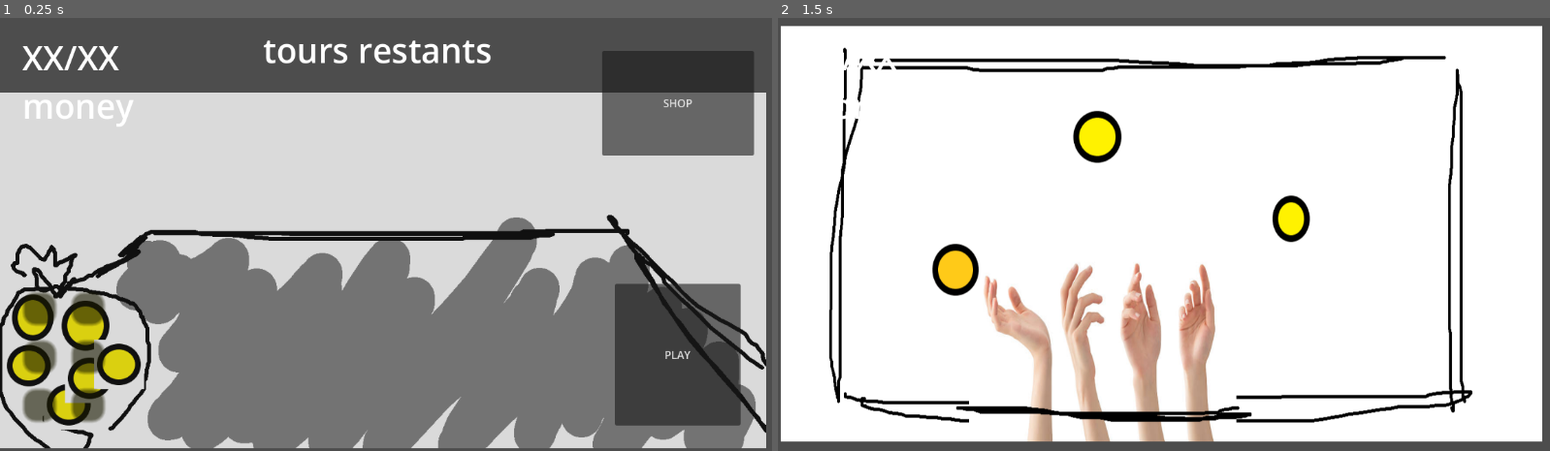
Above: before the commit, frames 1-2 (left to right).
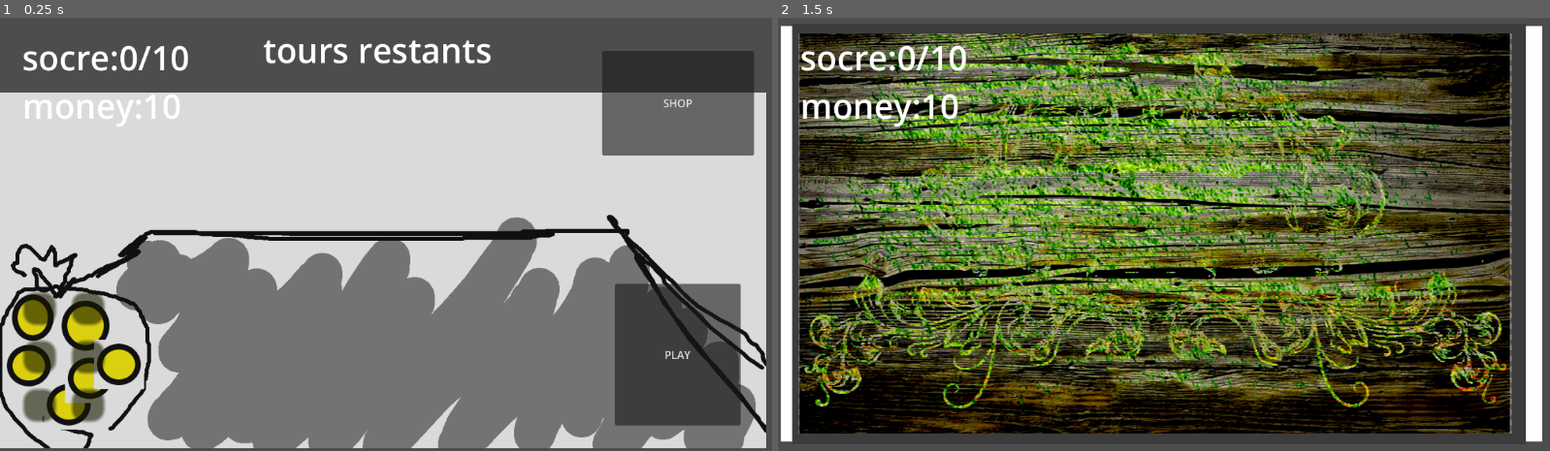
Above: after the commit, the same moments.

Repository: iceknith/ArcadiaJam-3-les3mousquetaires
Game: Godot game, scene res://src/GameScenes/main_game.tscn
Same seed, same stepped clock (60 frames per second), same inputs: the game is played once before the commit and once after it. The project has no main scene, so this scene is started directly.
Inputs:
- Up to frame 1 (0.25 s): no input
- Up to frame 2 (1.5 s): click "PLAY" at 0.5 s; tap Enter at 1.25 s

The runs differ from the first frame. In frame 1, 0.7% of the frame differs, in the area x 2-25%, y 6-24%; in frame 2, 90%, in the area x 1-97%, y 1-98%.

Commit message:
update menu

Diff:
--- a/src/GameScenes/GameManager.gd
+++ b/src/GameScenes/GameManager.gd
@@ -1,7 +1,7 @@
 extends Node
 
-var wave
-
+var wave:int
+var scoreThreshold:int = 10
 
 
 
@@ -12,7 +12,7 @@
 
 # Called every frame. 'delta' is the elapsed time since the previous frame.
 func _process(delta: float) -> void:
-	pass
+	afficheScore()
 
 
 func _on_table_normale_shop() -> void:
@@ -25,3 +25,12 @@
 	$Shop.visible = false
 	$TableNormale.visible = false
 	$TableTopdown.visible = true
+
+func _on_shop_exit_shop() -> void:
+	$Shop.visible = false
+	$TableNormale.visible = true
+	$TableTopdown.visible = false
+
+
+func afficheScore() -> void:
+	$PlayerScore.text = "socre:" + str(PlayerVars.score) + "/" + str(scoreThreshold) + "\n" + "money:"+str(PlayerVars.money)
--- /dev/null
+++ b/src/GameScenes/launch.gd
@@ -0,0 +1,19 @@
+class_name launch
+extends Node2D
+
+# all vars
+var nombre_hands = PlayerVars.organes.get("arm")
+var score
+
+# Called when the node enters the scene tree for the first time.
+func _ready() -> void:
+	pass # Replace with function body.
+
+
+# Called every frame. 'delta' is the elapsed time since the previous frame.
+func _process(delta: float) -> void:
+	pass
+
+func launch() -> void:
+	for h in nombre_hands:
+		pass
--- /dev/null
+++ b/src/GameScenes/launch.tscn
@@ -0,0 +1,6 @@
+[gd_scene load_steps=2 format=3 uid="uid://fbgnjrdaqaac"]
+
+[ext_resource type="Script" uid="uid://dt31axoo3dc8m" path="res://src/GameScenes/launch.gd" id="1_gu6eo"]
+
+[node name="Launch" type="Node2D"]
+script = ExtResource("1_gu6eo")
--- a/src/GameScenes/main_game.tscn
+++ b/src/GameScenes/main_game.tscn
@@ -16,7 +16,7 @@
 [node name="TableTopdown" parent="." instance=ExtResource("3_qhh1e")]
 visible = false
 
-[node name="score2" type="Label" parent="."]
+[node name="PlayerScore" type="Label" parent="."]
 offset_left = 33.0
 offset_top = 27.0
 offset_right = 319.0
@@ -28,3 +28,4 @@
 
 [connection signal="play" from="TableNormale" to="." method="_on_table_normale_play"]
 [connection signal="shop" from="TableNormale" to="." method="_on_table_normale_shop"]
+[connection signal="exitShop" from="Shop" to="." method="_on_shop_exit_shop"]
--- a/src/GameScenes/shop.gd
+++ b/src/GameScenes/shop.gd
@@ -1,6 +1,6 @@
 extends Control
 
-
+signal exitShop
 signal on_bought
 
 var available_organs = [
@@ -143,3 +143,7 @@
 
 func _on_coin_slot_3_pressed():
 	buy_piece(2)
+
+
+func _on_exit_button_pressed() -> void:
+	exitShop.emit()
--- a/src/GameScenes/shop.tscn
+++ b/src/GameScenes/shop.tscn
@@ -61,6 +61,14 @@
 layout_mode = 2
 text = "coin 3"
 
+[node name="exit_button" type="Button" parent="."]
+layout_mode = 0
+offset_left = 24.0
+offset_top = 206.0
+offset_right = 166.0
+offset_bottom = 290.0
+text = "go back"
+
 [connection signal="pressed" from="Organcontainer/Slot1" to="." method="_on_slot_1_pressed"]
 [connection signal="pressed" from="Organcontainer/Slot2" to="." method="_on_slot_2_pressed"]
 [connection signal="pressed" from="Organcontainer/Slot3" to="." method="_on_slot_3_pressed"]
@@ -69,3 +77,4 @@
 [connection signal="pressed" from="Coincontainer/coin_slot1" to="." method="_on_coin_slot_1_pressed"]
 [connection signal="pressed" from="Coincontainer/coin_slot2" to="." method="_on_coin_slot_2_pressed"]
 [connection signal="pressed" from="Coincontainer/coin_slot3" to="." method="_on_coin_slot_3_pressed"]
+[connection signal="pressed" from="exit_button" to="." method="_on_exit_button_pressed"]
--- a/src/GameScenes/table_topdown.tscn
+++ b/src/GameScenes/table_topdown.tscn
@@ -1,6 +1,7 @@
-[gd_scene load_steps=2 format=3 uid="uid://dy74rt86qrt0a"]
+[gd_scene load_steps=3 format=3 uid="uid://dy74rt86qrt0a"]
 
 [ext_resource type="Texture2D" uid="uid://25hs0uq7lfd6" path="res://src/debugSprites/table_vue_du_dessus.png" id="1_nakkt"]
+[ext_resource type="Texture2D" uid="uid://bo83bvurgjgls" path="res://src/debugSprites/hand/table.png" id="2_q7kqu"]
 
 [node name="TableTopdown" type="Node2D"]
 
@@ -8,3 +9,7 @@
 position = Vector2(570, 325)
 scale = Vector2(0.8385185, 1)
 texture = ExtResource("1_nakkt")
+
+[node name="Table" type="Sprite2D" parent="."]
+position = Vector2(567, 325)
+texture = ExtResource("2_q7kqu")
--- a/src/globalVars/pieceVars.gd
+++ b/src/globalVars/pieceVars.gd
@@ -1,8 +1,10 @@
 extends Node
 
 var pieces:Dictionary = {
-	"name" : {
+	"normale" : {
 		"effect" : "",
-		"value" : 0
+		"value" : 1,
+		"image" : "",
+		"chance" : 0.5
 	}
 }
--- a/src/globalVars/playerVars.gd
+++ b/src/globalVars/playerVars.gd
@@ -10,6 +10,9 @@
 	"",
 	""
 ]
+var selectedPiece = pieces[0]
 
 var wave = 0
 var money:int = 10
+
+var score = 0
--- a/src/topdownElements/coin.gd
+++ b/src/topdownElements/coin.gd
@@ -1 +1,15 @@
 class_name Coin extends AnimatedSprite2D
+
+signal onLanded
+
+@export_group("Stats")
+@export var chance:float = 0.5
+@export var value:float = 1
+@export var price:int = 1
+
+@export_group("Visuals")
+@export var speed:float = 100
+@export var weight:float = 10
+
+var positionDepart: Vector2
+var positionFinale: Vector2 = Vector2.ZERO
--- /dev/null
+++ b/src/topdownElements/coin.tscn
@@ -0,0 +1,63 @@
+[gd_scene load_steps=12 format=3 uid="uid://bhh3posgxeirv"]
+
+[ext_resource type="Script" uid="uid://g1cik0pvqtko" path="res://src/topdownElements/coin.gd" id="1_e3qj5"]
+[ext_resource type="Texture2D" path="res://src/debugSprites/coins/coin-1.png" id="1_u8i6e"]
+[ext_resource type="Texture2D" path="res://src/debugSprites/coins/coin-3.png" id="2_hngi6"]
+[ext_resource type="Texture2D" path="res://src/debugSprites/coins/coin-6.png" id="3_m8p65"]
+[ext_resource type="Texture2D" path="res://src/debugSprites/coins/coin-8.png" id="4_jqldy"]
+[ext_resource type="Texture2D" path="res://src/debugSprites/coins/coin-10.png" id="5_5eejx"]
+[ext_resource type="Texture2D" path="res://src/debugSprites/coins/coin-12.png" id="6_wtd87"]
+[ext_resource type="Texture2D" path="res://src/debugSprites/coins/coin-14.png" id="7_b4rju"]
+[ext_resource type="Texture2D" path="res://src/debugSprites/coins/coin-17.png" id="8_hursm"]
+[ext_resource type="Texture2D" path="res://src/debugSprites/coins/coin-20.png" id="9_8buim"]
+
+[sub_resource type="SpriteFrames" id="SpriteFrames_dkdi1"]
+animations = [{
+"frames": [{
+"duration": 1.0,
+"texture": ExtResource("1_u8i6e")
+}, {
+"duration": 1.0,
+"texture": ExtResource("2_hngi6")
+}, {
+"duration": 1.0,
+"texture": ExtResource("3_m8p65")
+}, {
+"duration": 1.0,
+"texture": ExtResource("4_jqldy")
+}, {
+"duration": 1.0,
+"texture": ExtResource("5_5eejx")
+}, {
+"duration": 1.0,
+"texture": ExtResource("6_wtd87")
+}, {
+"duration": 1.0,
+"texture": ExtResource("7_b4rju")
+}, {
+"duration": 1.0,
+"texture": ExtResource("8_hursm")
+}, {
+"duration": 1.0,
+"texture": ExtResource("9_8buim")
+}],
+"loop": true,
+"name": &"fly",
+"speed": 5.0
+}, {
+"frames": [{
+"duration": 1.0,
+"texture": ExtResource("1_u8i6e")
+}],
+"loop": true,
+"name": &"stop",
+"speed": 5.0
+}]
+
+[node name="Hand" type="AnimatedSprite2D"]
+scale = Vector2(0.1, 0.1)
+sprite_frames = SubResource("SpriteFrames_dkdi1")
+animation = &"stop"
+frame_progress = 1.0
+speed_scale = 6.0
+script = ExtResource("1_e3qj5")
--- /dev/null
+++ b/src/topdownElements/hand.gd
@@ -0,0 +1,11 @@
+extends AnimatedSprite2D
+
+
+# Called when the node enters the scene tree for the first time.
+func _ready() -> void:
+	self.play("coin_toss")
+
+
+# Called every frame. 'delta' is the elapsed time since the previous frame.
+func _process(delta: float) -> void:
+	pass
--- a/src/topdownElements/hand.tscn
+++ b/src/topdownElements/hand.tscn
@@ -1,3 +1,62 @@
-[gd_scene format=3 uid="uid://bad838s86tujd"]
+[gd_scene load_steps=10 format=3 uid="uid://bad838s86tujd"]
 
-[node name="Hand" type="Node2D"]
+[ext_resource type="Texture2D" uid="uid://dxc0v4vtintsc" path="res://src/debugSprites/hand/coin-toss-0.png" id="1_v2yki"]
+[ext_resource type="Texture2D" uid="uid://b0gyb5pmx4alp" path="res://src/debugSprites/hand/coin-toss-1.png" id="2_mf4mw"]
+[ext_resource type="Texture2D" uid="uid://bivs38dsg7gy8" path="res://src/debugSprites/hand/coin-toss-2.png" id="3_xvmv4"]
+[ext_resource type="Texture2D" uid="uid://c8gsmvdgtpkrd" path="res://src/debugSprites/hand/coin-toss-3.png" id="4_7bhyd"]
+[ext_resource type="Texture2D" uid="uid://b3gcasayaw2u8" path="res://src/debugSprites/hand/coin-toss-4.png" id="5_i23mc"]
+[ext_resource type="Texture2D" uid="uid://3hg84oneckpa" path="res://src/debugSprites/hand/coin-toss-5.png" id="6_lrv37"]
+[ext_resource type="Texture2D" uid="uid://bdl3bh3fgivn3" path="res://src/debugSprites/hand/hand_placeholder.png" id="7_njjih"]
+
+[sub_resource type="SpriteFrames" id="SpriteFrames_h2ijg"]
+animations = [{
+"frames": [{
+"duration": 1.0,
+"texture": ExtResource("1_v2yki")
+}, {
+"duration": 1.0,
+"texture": ExtResource("2_mf4mw")
+}, {
+"duration": 1.0,
+"texture": ExtResource("3_xvmv4")
+}, {
+"duration": 1.0,
+"texture": ExtResource("4_7bhyd")
+}, {
+"duration": 1.0,
+"texture": ExtResource("5_i23mc")
+}, {
+"duration": 1.0,
+"texture": ExtResource("6_lrv37")
+}],
+"loop": true,
+"name": &"coin_toss",
+"speed": 5.0
+}, {
+"frames": [{
+"duration": 1.0,
+"texture": ExtResource("7_njjih")
+}],
+"loop": true,
+"name": &"idle",
+"speed": 5.0
+}]
+
+[sub_resource type="GDScript" id="GDScript_fwu8x"]
+script/source = "class_name hand extends AnimatedSprite2D
+
+
+# Called when the node enters the scene tree for the first time.
+func _ready() -> void:
+	pass # Replace with function body.
+
+
+# Called every frame. 'delta' is the elapsed time since the previous frame.
+func _process(delta: float) -> void:
+	pass
+"
+
+[node name="Hand" type="AnimatedSprite2D"]
+sprite_frames = SubResource("SpriteFrames_h2ijg")
+animation = &"coin_toss"
+script = SubResource("GDScript_fwu8x")
Not shown, added: src/GameScenes/launch.gd.uid
Binary file added: src/debugSprites/1euro.png
Not shown, added: src/debugSprites/1euro.png.import
Binary file added: src/debugSprites/coin/coin-1.png
Not shown, added: src/debugSprites/coin/coin-1.png.import
Not shown, added: src/debugSprites/coin/coin-10.png.import
Not shown, added: src/debugSprites/coin/coin-12.png.import
Not shown, added: src/debugSprites/coin/coin-14.png.import
Not shown, added: src/debugSprites/coin/coin-17.png.import
Not shown, added: src/debugSprites/coin/coin-20.png.import
Not shown, added: src/debugSprites/coin/coin-3.png.import
Not shown, added: src/debugSprites/coin/coin-6.png.import
(and 28 more such lines)
